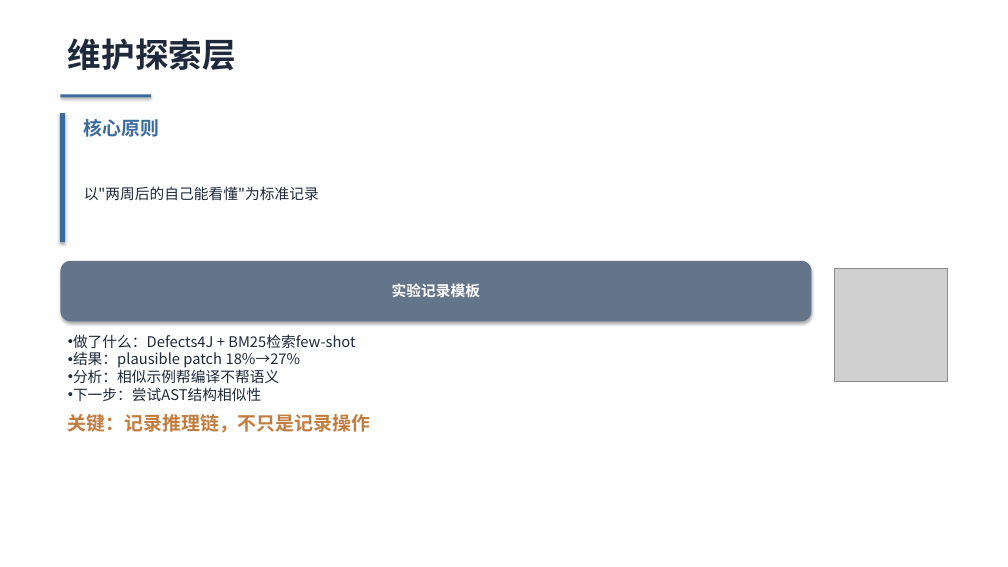
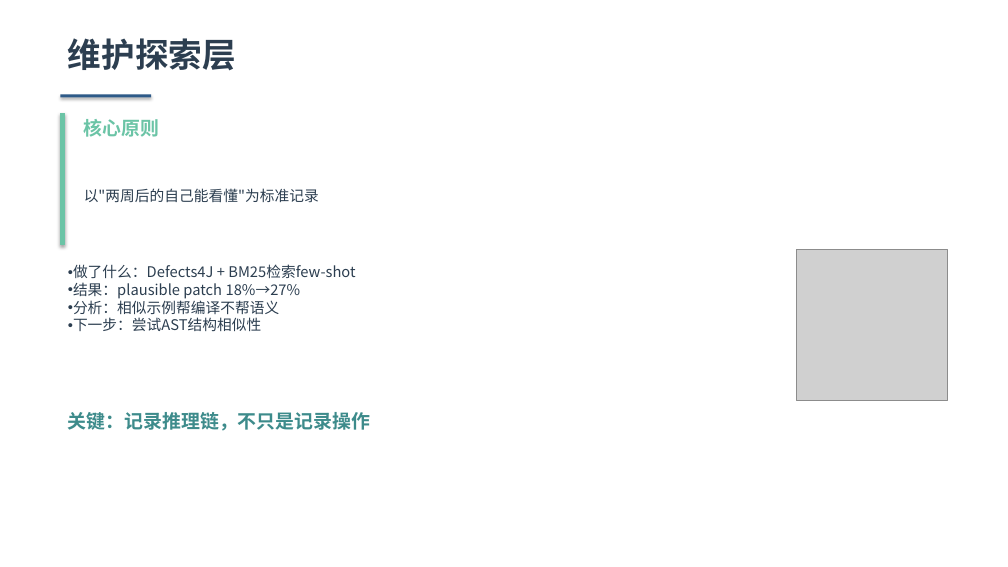
Before and after one commit to Lincyaw/paperops, a slide deck: slide 13 of examples/communication_friction/communication_friction.pptx. Drawn at 1008x567 pixels with LibreOffice and Linux fonts; fonts in the diff are those of the drawing; grey boxes stand for pictures. Boxes give left, top, right and bottom in pixels: in the first picture for what was removed or moved away, otherwise in the second. Text is boxed around its words. In the diff, an @@ line names an element or a change of style, - is before the commit and + after.

```diff
--- a/examples/communication_friction/communication_friction.pptx
+++ b/examples/communication_friction/communication_friction.pptx
@@ rectangle at box(60, 95, 151, 98): fill #3B6B9D to #2E5A88 @@
@@ rectangle at box(60, 113, 65, 244): fill #3B6B9D to #6BC4A6; outline #3B6B9D 1 pt to #6BC4A6 1 pt @@
@@ text "核心原则" at box(84, 119, 160, 137): text colour #3B6B9D to #6BC4A6 @@
@@ text colour #1E293B to #2C3E50 in 3 elements at box(68, 38, 236, 71), box(84, 188, 319, 203), box(73, 264, 355, 331) @@
@@ text "做了什么：Defects4J + BM25检索few-shot": place and size @@
-text "做了什么：Defects4J + BM25检索few-shot" at box(73, 334, 355, 401)
+text "做了什么：Defects4J + BM25检索few-shot" at box(73, 264, 355, 331)
@@ rounded rectangle removed at box(60, 261, 811, 321) @@
-实验记录模板
@@ picture: place and size @@
-picture at box(834, 268, 948, 382)
+picture at box(796, 250, 948, 401)
@@ text "关键：记录推理链，不只是记录操作" at box(68, 412, 370, 431): text colour #C27C3E to #3D8B8B @@
```
Also in this commit, not shown: 19 other slides changed, 2 other files.
